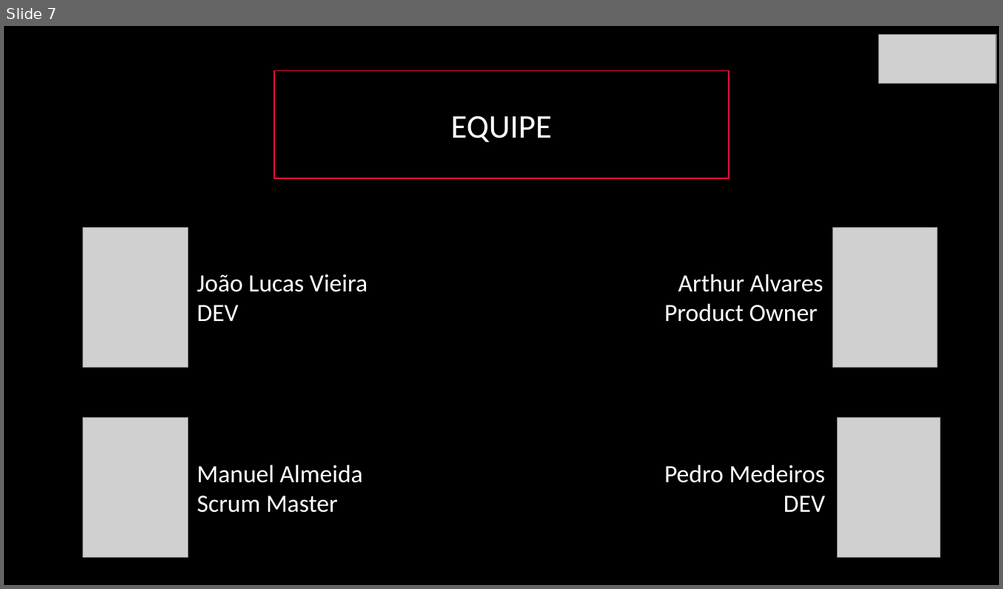
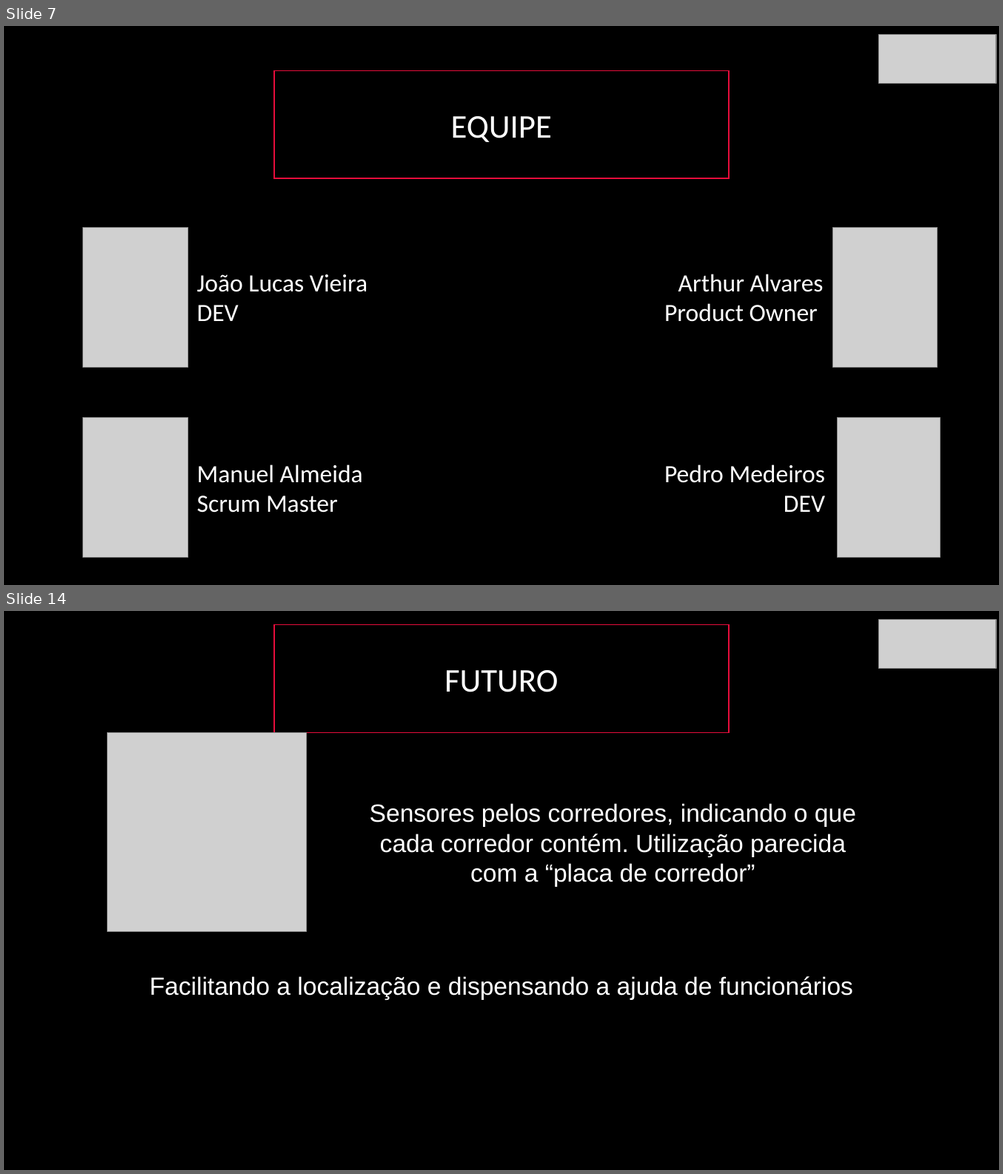
Before and after one commit to BandTec/blind-market, a slide deck: Apresentação-blindmarket.pptx. Shown one above the other, each under a label of ours: slide 7 before the commit, slides 7 and 14 after it; the slides between them are not shown. The pictures are 1003x589 and 1003x1174 pixels, drawn with LibreOffice and Linux fonts; fonts in the diff are those of the drawing; grey boxes stand for pictures. Boxes give left, top, right and bottom in pixels: in the first picture for what was removed or moved away, otherwise in the second. Text is boxed around its words. In the diff, an @@ line names an element or a change of style, - is before the commit and + after.

```diff
--- a/Apresentação-blindmarket.pptx
+++ b/Apresentação-blindmarket.pptx
@@ slide 14 added at [4, 611, 999, 1170], background #000000 @@
@@ rectangle added at [274, 624, 728, 732], fill #000000, outline #E50D3B 1 pt, 32 pt, text #FFFFFF @@
+FUTURO
@@ picture added at [879, 620, 996, 669] @@
@@ picture added at [107, 732, 306, 932] @@
@@ text added at [370, 803, 856, 887], 24 pt, text #FFFFFF @@
+Sensores pelos corredores, indicando o que cada corredor contém. Utilização parecida com a “placa de corredor”
@@ text added at [150, 977, 853, 1000], 24 pt, text #FFFFFF @@
+Facilitando a localização e dispensando a ajuda de funcionários
```
Also in this commit, not shown: 7 other slides added, 1 slide removed.
